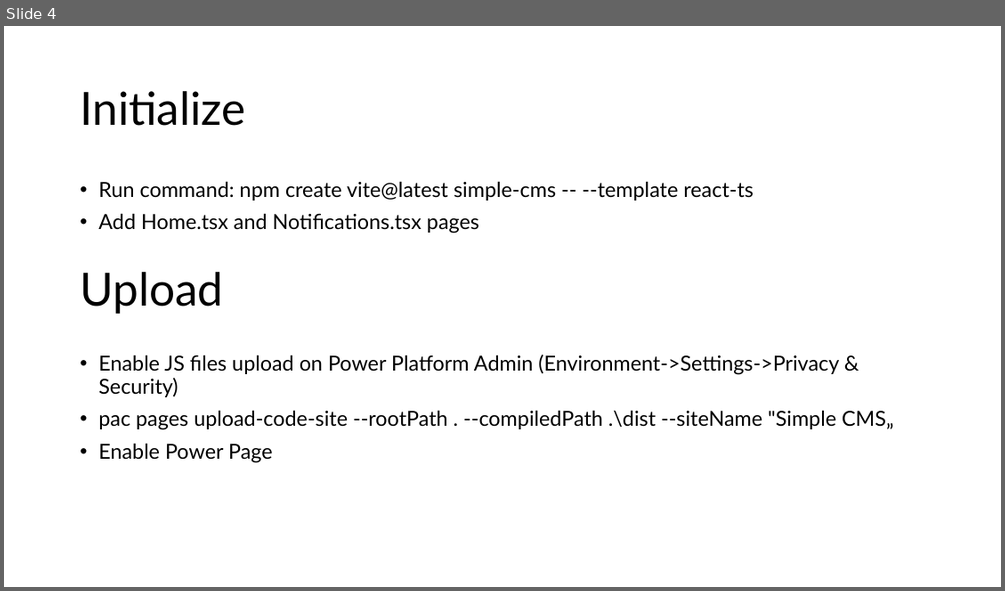
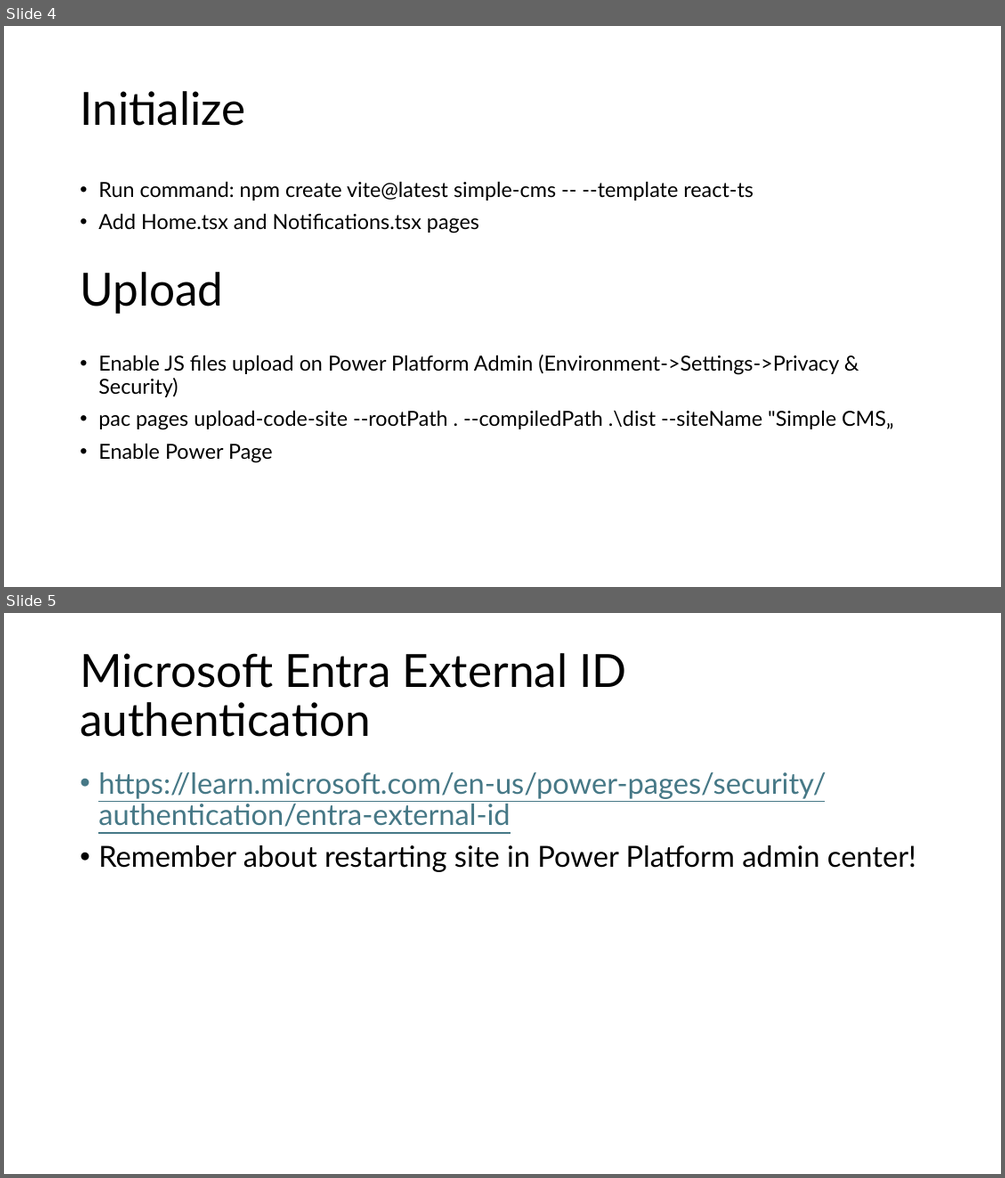
Before and after one commit to gashupl/power-pages-spa-simple-cms-demo, a slide deck: Power Pages Single Page App Demo.pptx. Shown one above the other, each under a label of ours: slide 4 before the commit, slides 4 and 5 after it. The pictures are 1005x591 and 1005x1178 pixels, drawn with LibreOffice and Linux fonts; fonts in the diff are those of the drawing. Boxes give left, top, right and bottom in pixels: in the first picture for what was removed or moved away, otherwise in the second. Text is boxed around its words. In the diff, an @@ line names an element or a change of style, - is before the commit and + after.

Commit message:
Configuration update + retrieving information records from Power Pages API

```diff
--- a/Power Pages Single Page App Demo.pptx
+++ b/Power Pages Single Page App Demo.pptx
@@ slide 5 added at <box>4,613,1001,1174</box>, background #FFFFFF @@
@@ title added at <box>80,653,626,737</box>, 44 pt, text #000000 @@
+Microsoft Entra External ID authentication
@@ text added at <box>98,772,916,872</box>, 28 pt, text #467886, underline @@
+• https://learn.microsoft.com/en-us/power-pages/security/authentication/entra-external-id
+• Remember about restarting site in Power Platform admin center!
```
Also in this commit, not shown: 4 other slides added, 24 other files.
